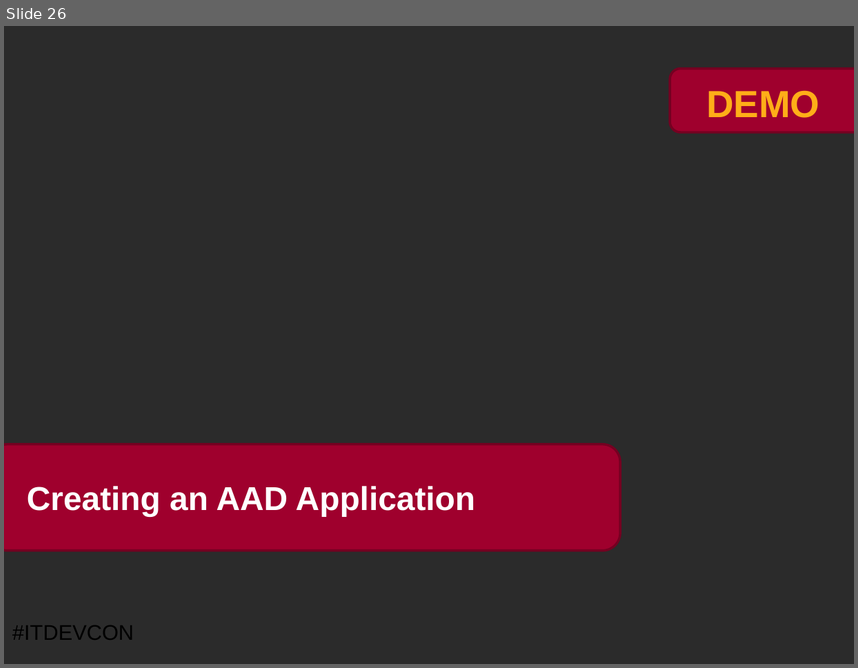
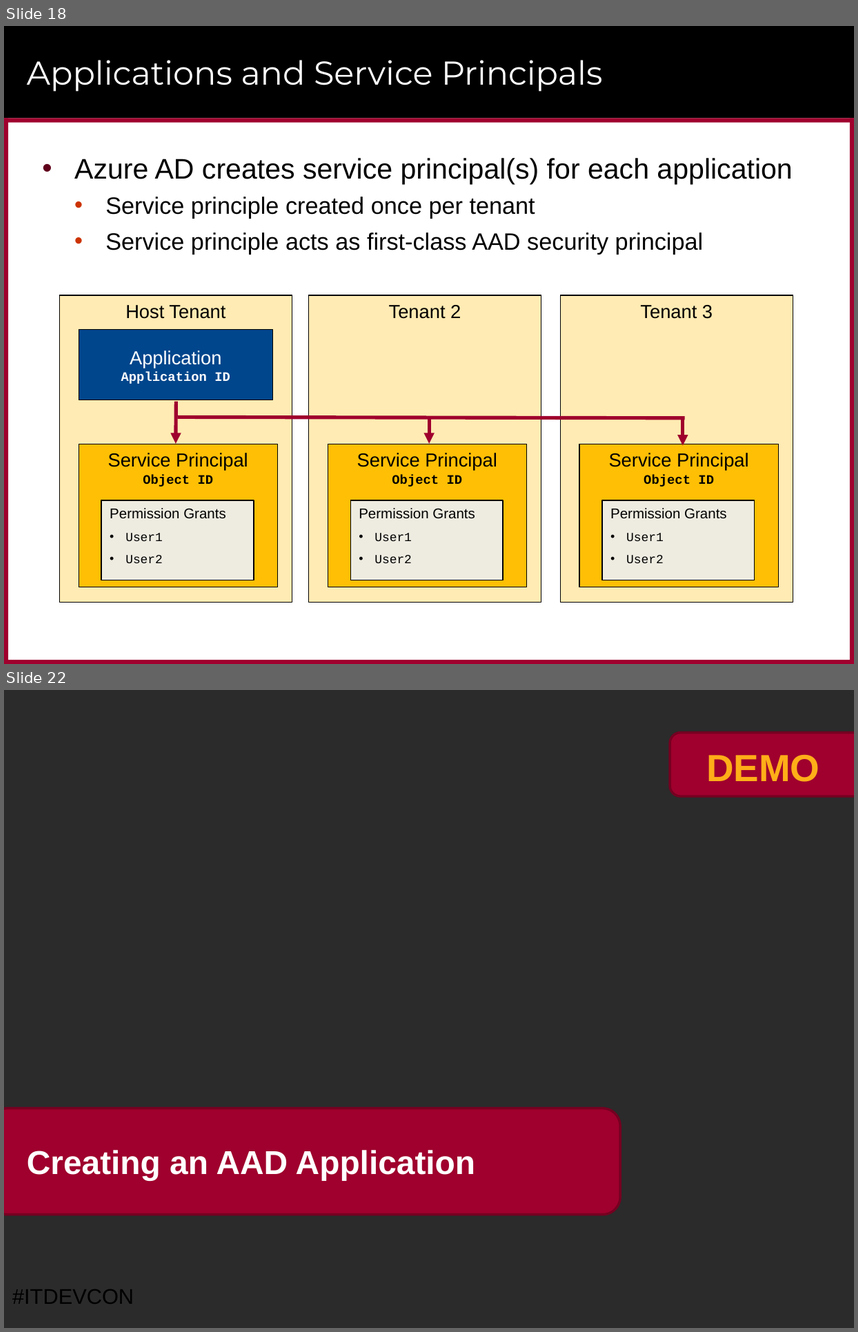
Before and after one commit to CriticalPathTraining/MSD365_Courseware, a slide deck: 07 AzureActiveDirectory.pptx. Shown one above the other, each under a label of ours: slide 26 before the commit, slides 18 and 22 after it; the slides between them are not shown. The pictures are 858x668 and 858x1332 pixels, drawn with LibreOffice and Linux fonts; fonts in the diff are those of the drawing; background and template pictures are left out; a plain dark background stands for a picture behind light text. Boxes give left, top, right and bottom in pixels: in the first picture for what was removed or moved away, otherwise in the second. Text is boxed around its words. In the diff, an @@ line names an element or a change of style, - is before the commit and + after.

```diff
--- a/07 AzureActiveDirectory.pptx
+++ b/07 AzureActiveDirectory.pptx
@@ slide 18 added at <box>4,26,854,664</box>, background #FFFFFF @@
@@ rectangle added at <box>4,26,854,118</box>, fill #000000 @@
@@ title added at <box>27,60,603,92</box>, 28 pt, text #FFFFFF @@
+Applications and Service Principals
@@ rectangle added at <box>4,118,854,122</box>, fill #9F002D @@
@@ rectangle added at <box>4,118,8,664</box>, fill #9F002D @@
@@ rectangle added at <box>850,118,854,664</box>, fill #9F002D @@
@@ text added at <box>74,158,792,254</box>, 20 pt, text #000000 @@
+• Azure AD creates service principal(s) for each application
+  • Service principle created once per tenant
+  • Service principle acts as first-class AAD security principal
@@ rectangle added at <box>59,296,292,602</box>, fill #FFEBB3, outline #000000 0.75 pt, 16 pt, text #000000 @@
+Host Tenant
@@ rectangle added at <box>79,330,272,400</box>, fill #00468C, outline #000000 0.75 pt, 11 pt, text #FFFFFF, bold @@
+Application
+Application ID
@@ arrow added from (176, 401) to (176, 443), #9F002D 3 pt @@
@@ group added at <box>177,296,793,602</box>: 6 rectangles, 2 arrows, 1 line @@
+Tenant 2
+Service Principal
+Object ID
+Permission Grants
+• User1
+• User2
+Tenant 3
+Service Principal
+Object ID
+Permission Grants
+• User1
+• User2
@@ rectangle added at <box>79,443,278,586</box>, fill #FFBF05, outline #000000 0.75 pt, 16 pt, text #000000 @@
+Service Principal
+Object ID
@@ rectangle added at <box>102,500,254,580</box>, fill #EEECE1, outline #000000 0.75 pt, 12 pt, text #000000 @@
+Permission Grants
+• User1
+• User2
@@ rectangle added at <box>805,619,838,650</box>, fill #FFFFFF at 75% opacity @@
@@ rectangle added at <box>4,659,854,664</box>, fill #9F002D @@
@@ what was slide 26 is now slide 22 @@
```
Also in this commit, not shown: 16 slides changed, 21 other slides added, 15 slides removed, 15 other files.
